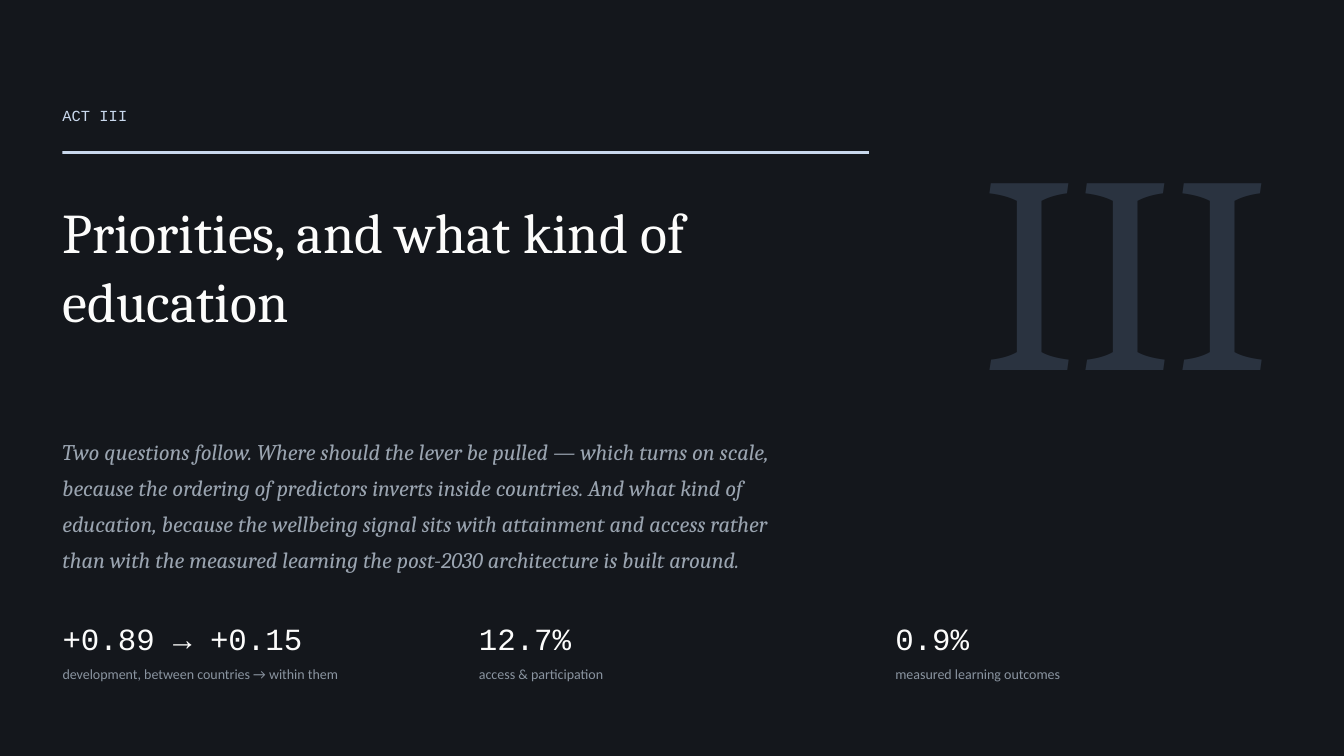
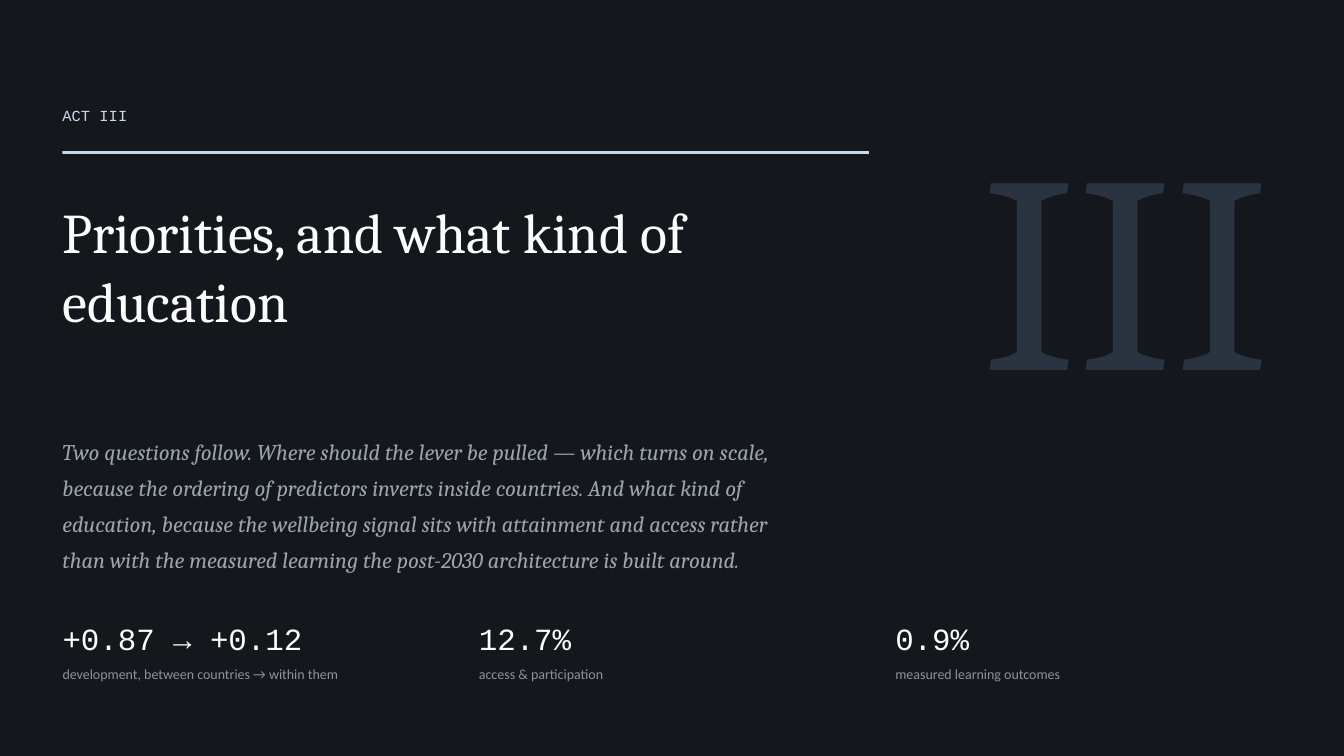
Before and after one commit to cwejnert/HDI-Happiness, a slide deck: slide 18 of deck/The_Education_Exception.pptx. Drawn at 1344x756 pixels with LibreOffice and Linux fonts; fonts in the diff are those of the drawing. Boxes give left, top, right and bottom in pixels: in the first picture for what was removed or moved away, otherwise in the second. Text is boxed around its words. In the diff, an @@ line names an element or a change of style, - is before the commit and + after.

```diff
--- a/deck/The_Education_Exception.pptx
+++ b/deck/The_Education_Exception.pptx
@@ text at [63,629,302,651]: text changed @@
-+0.89 → +0.15
++0.87 → +0.12
```
Also in this commit, not shown: 2 other slides changed, 9 other files.
